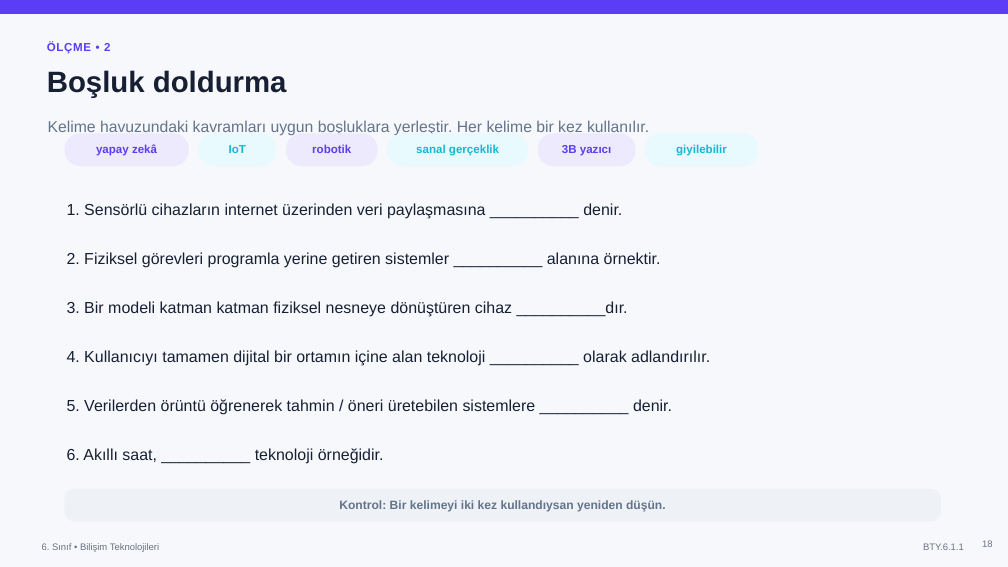
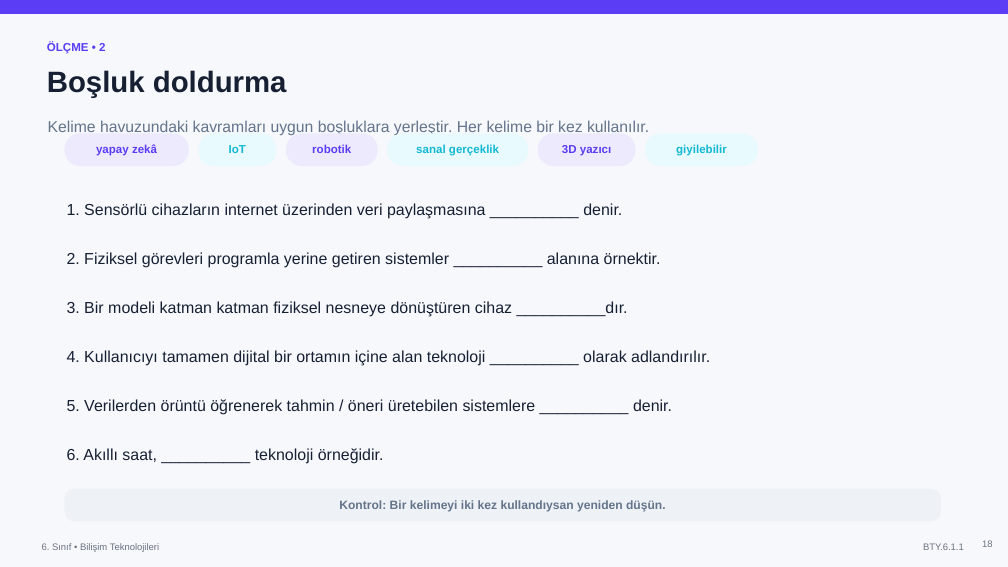
Before and after one commit to DuoByteTech/Adelon, a slide deck: slide 18 of public/lessons/yenilikci-bilisim-teknolojileri/Yenilikci_Bilisim_Teknolojileri_6_Sinif.pptx. Drawn at 1008x567 pixels with LibreOffice and Linux fonts; fonts in the diff are those of the drawing. Boxes give left, top, right and bottom in pixels: in the first picture for what was removed or moved away, otherwise in the second. Text is boxed around its words. In the diff, an @@ line names an element or a change of style, - is before the commit and + after.

```diff
--- a/public/lessons/yenilikci-bilisim-teknolojileri/Yenilikci_Bilisim_Teknolojileri_6_Sinif.pptx
+++ b/public/lessons/yenilikci-bilisim-teknolojileri/Yenilikci_Bilisim_Teknolojileri_6_Sinif.pptx
@@ text "ÖLÇME • 2" at (47, 42, 105, 54): letter spacing 0.6 to 0 pt @@
```
Also in this commit, not shown: 19 other slides changed, 1 slide removed, 1 other file.
